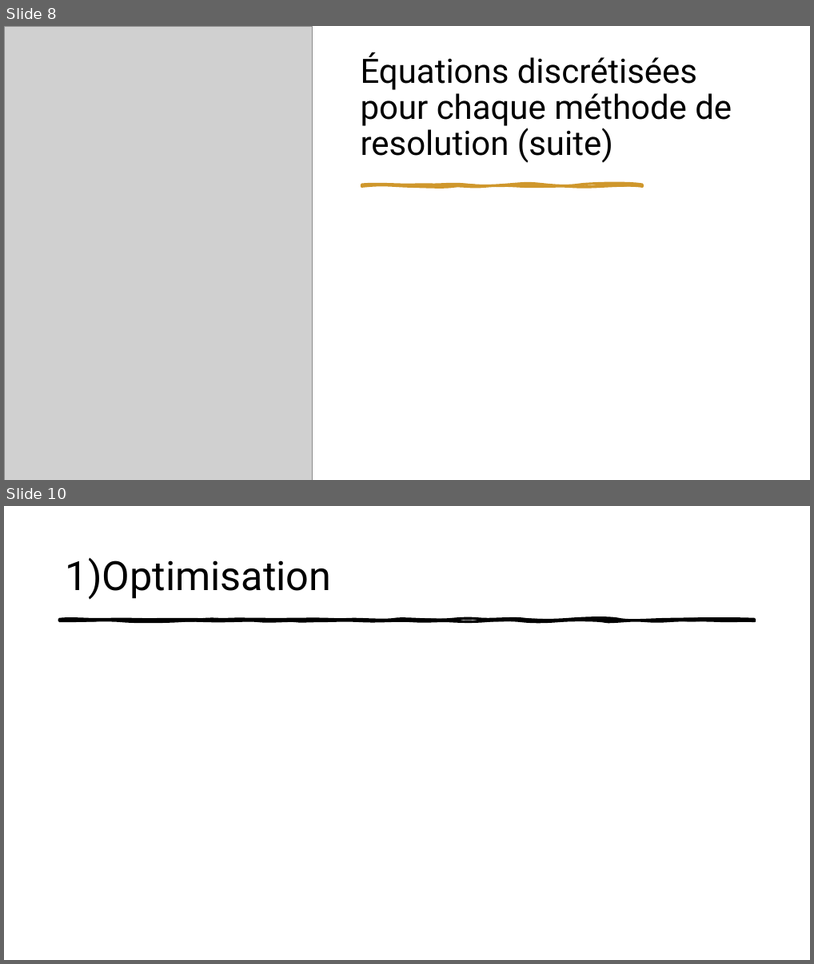
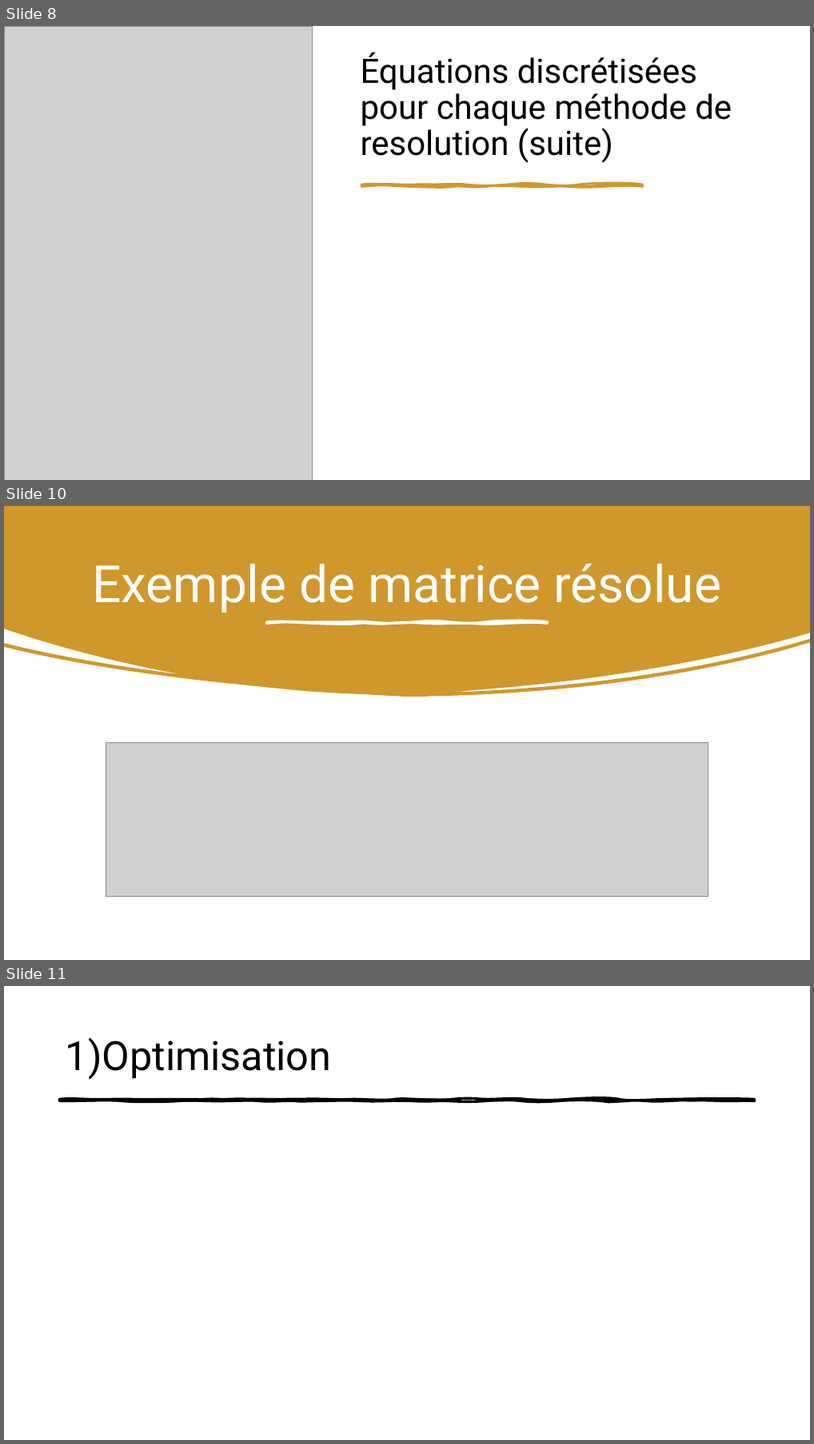
Before and after one commit to roroturgeon/GCH2545, a slide deck: Pâte à bagel.pptx. Shown one above the other, each under a label of ours: slides 8 and 10 before the commit, slides 8, 10 and 11 after it; the slides between them are not shown. The pictures are 814x964 and 814x1444 pixels, drawn with LibreOffice and Linux fonts; fonts in the diff are those of the drawing; grey boxes stand for pictures. Boxes give left, top, right and bottom in pixels: in the first picture for what was removed or moved away, otherwise in the second. Text is boxed around its words. In the diff, an @@ line names an element or a change of style, - is before the commit and + after.

```diff
--- a/Pâte à bagel.pptx
+++ b/Pâte à bagel.pptx
@@ slide 10 added at [4,506,810,960], background #FFFFFF @@
@@ rectangle added at [4,506,810,960], fill #FFFFFF @@
@@ freeform shape added at [4,506,810,696], fill #CF972C @@
@@ title added at [92,564,722,612], 61 pt, text #FFFFFF @@
+Exemple de matrice résolue
@@ freeform shape added at [267,622,548,624], fill #FFFFFF, outline #FFFFFF 3 pt @@
@@ picture added at [106,743,709,896] @@
@@ what was slide 10 is now slide 11 @@
```
Also in this commit, not shown: 9 slides changed.
